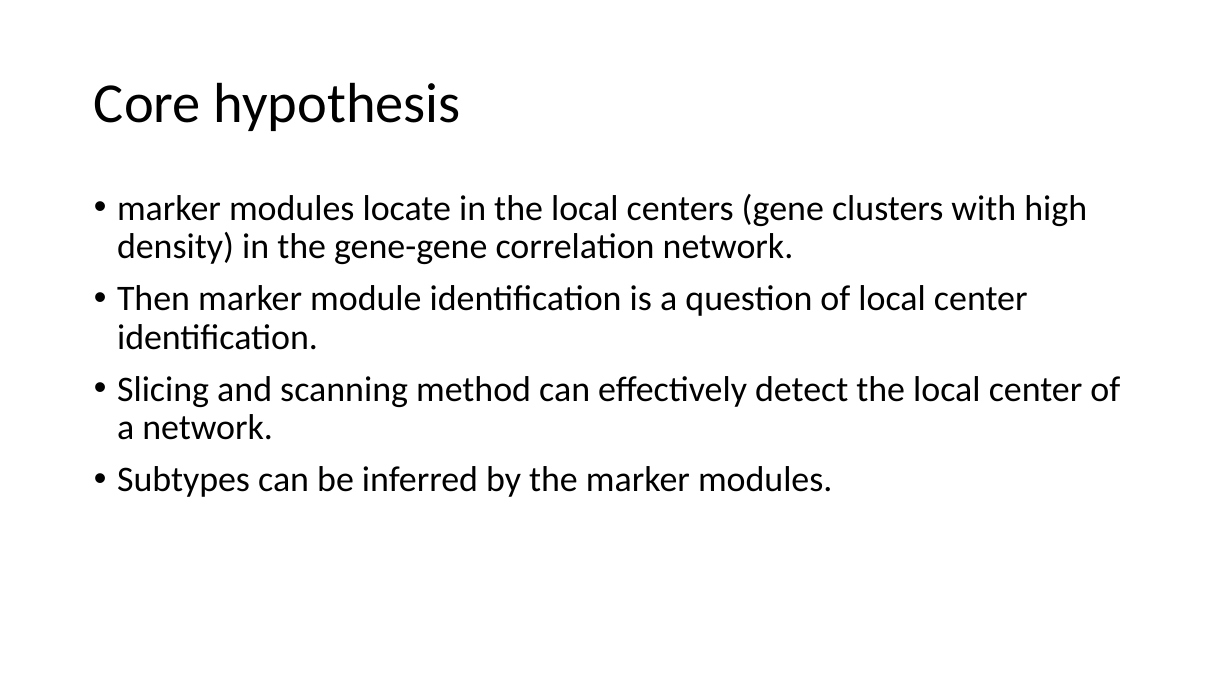
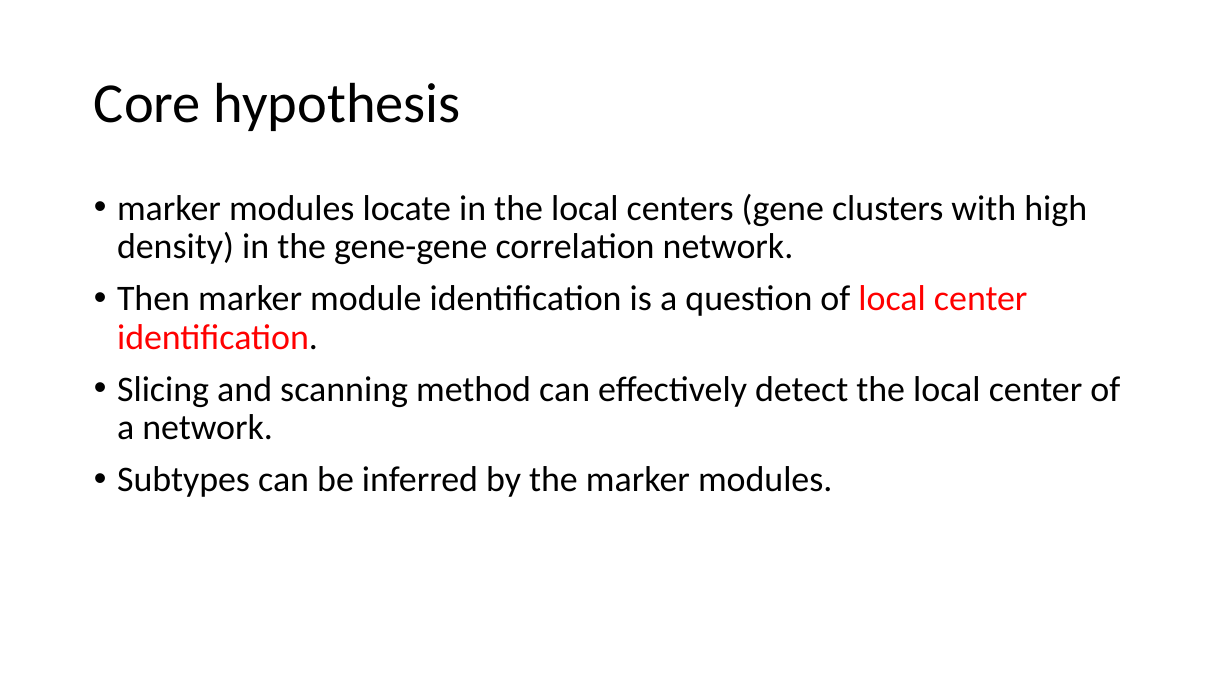
Before and after one commit to leezx/GBSI, a slide deck: slide 8 of MSIC.pptx. Drawn at 1232x693 pixels with LibreOffice and Linux fonts; fonts in the diff are those of the drawing. Boxes give left, top, right and bottom in pixels: in the first picture for what was removed or moved away, otherwise in the second. Text is boxed around its words. In the diff, an @@ line names an element or a change of style, - is before the commit and + after.

```diff
--- a/MSIC.pptx
+++ b/MSIC.pptx
@@ text at (x1=117, y1=285, x2=1028, y2=350): text colour #000000 to #FF0000 in "local center identification." @@
```
Also in this commit, not shown: 9 other slides changed, 1 slide added, 5 other files.
